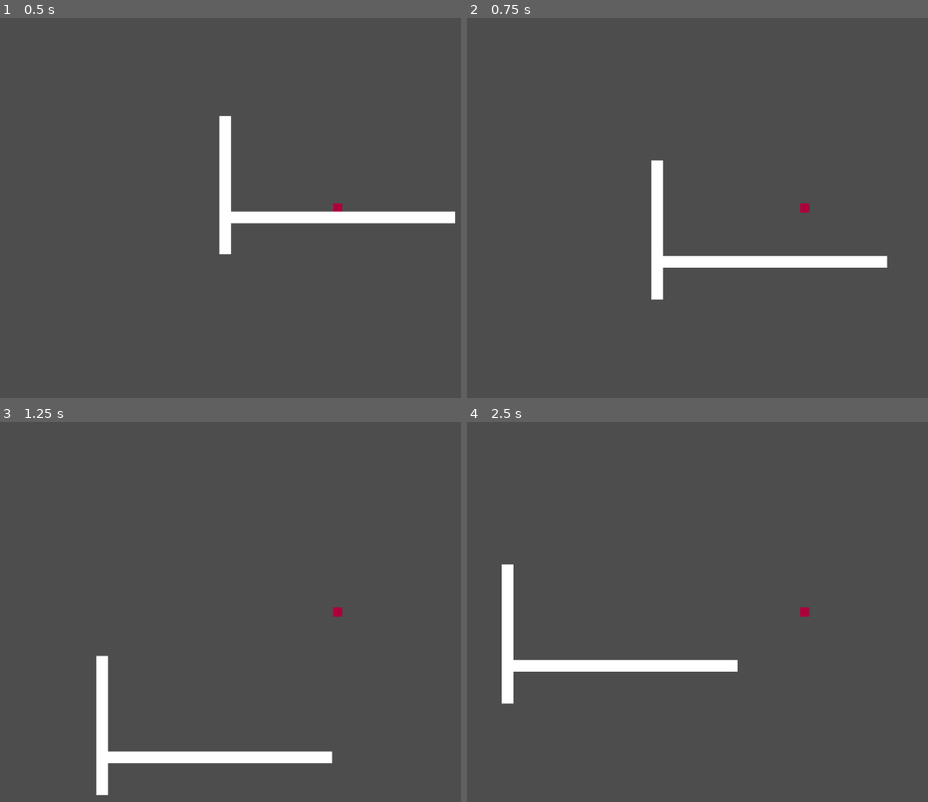
Above: before the commit, frames 1-4 (two rows, left to right).
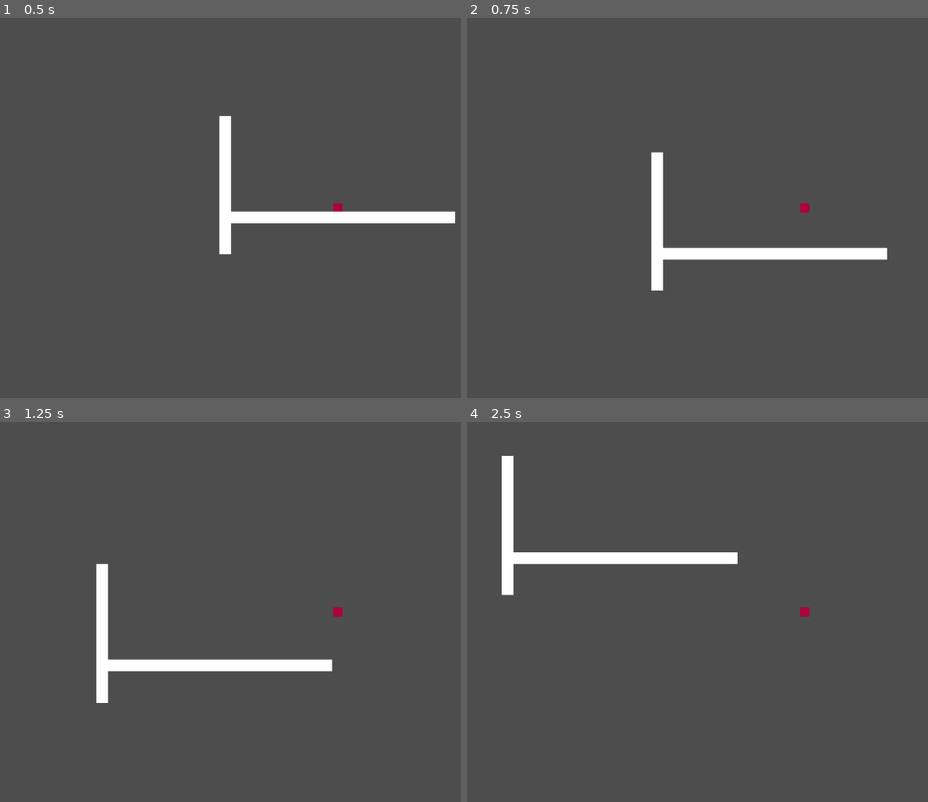
Above: after the commit, the same moments.

Repository: AHeathfield/MacGDC_LevelDesigner
Game: Godot game, scene res://Scenes/main.tscn
Same seed, same stepped clock (60 frames per second), same inputs: the game is played once before the commit and once after it.
Inputs:
- Up to frame 1 (0.5 s): no input
- Up to frame 2 (0.75 s): tap Enter at 0.5 s; hold D (Right) from 0.53 s (still down); hold Space (Jump) from 0.53 s (still down)
- Up to frame 3 (1.25 s): keep holding D (Right); keep holding Space (Jump)
- Up to frame 4 (2.5 s): release Space (Jump) at 1.28 s; tap Space (Jump) at 1.35, 1.52, 1.82 s; release D (Right) at 2.03 s; hold A (Left) from 2.03 s (still down); hold Space (Jump) from 2.03 s (still down)

Frame 1 is identical in both runs. In frame 2, 2.4% of the frame differs, in the area x 40-92%, y 35-75%; in frame 3, 4.6%, in the area x 20-73%, y 37-99%; in frame 4, 4.5%.

Commit message:
BugFix: jump is now normal

Diff:
--- a/Scenes/player.gd
+++ b/Scenes/player.gd
@@ -47,13 +47,6 @@
 			directionAwayFromWall = 0
 
 
-	if Input.is_action_pressed("Jump") and velocity.y >= 0:
-		is_gliding = true
-
-	if is_gliding: print("Player is gliding")
-
-
-
 
 	# Handling Inputs
 	if not isWallJumping:
@@ -63,6 +56,11 @@
 
 	HandleWallSlide()
 	HandleJump()
+
+	if Input.is_action_pressed("Jump") and velocity.y >= 0:
+		is_gliding = true
+
+	if is_gliding: print("Player is gliding")
 
 	# Variable jump height if the player holds jump button
 	if Input.is_action_just_released("Jump"):
